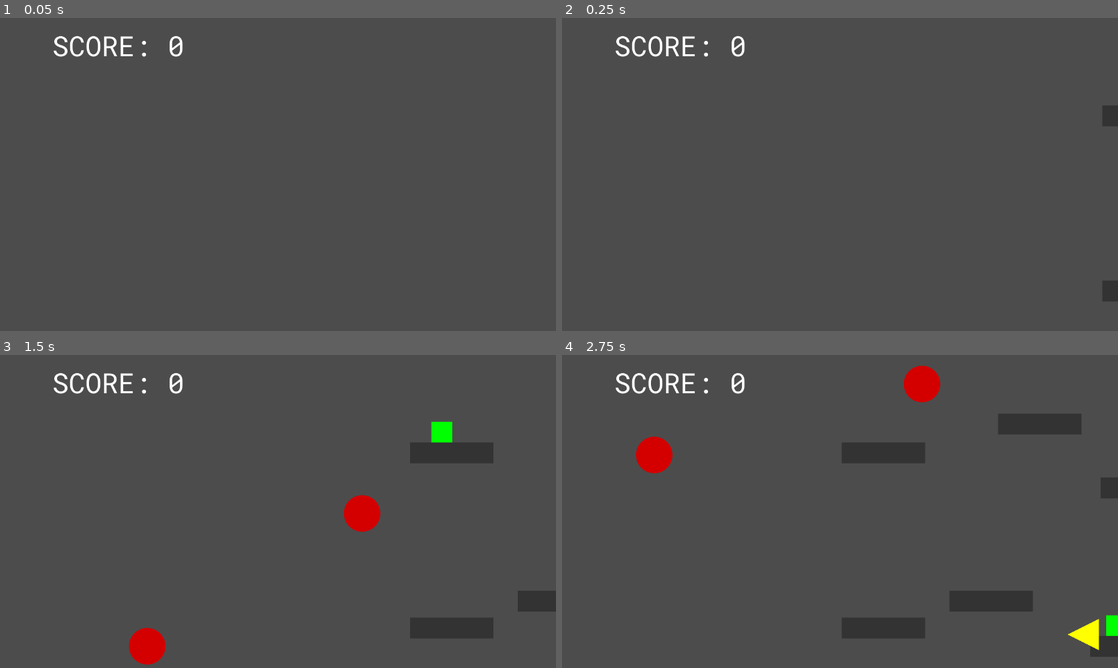
Above: before the commit, frames 1-4 (two rows, left to right).
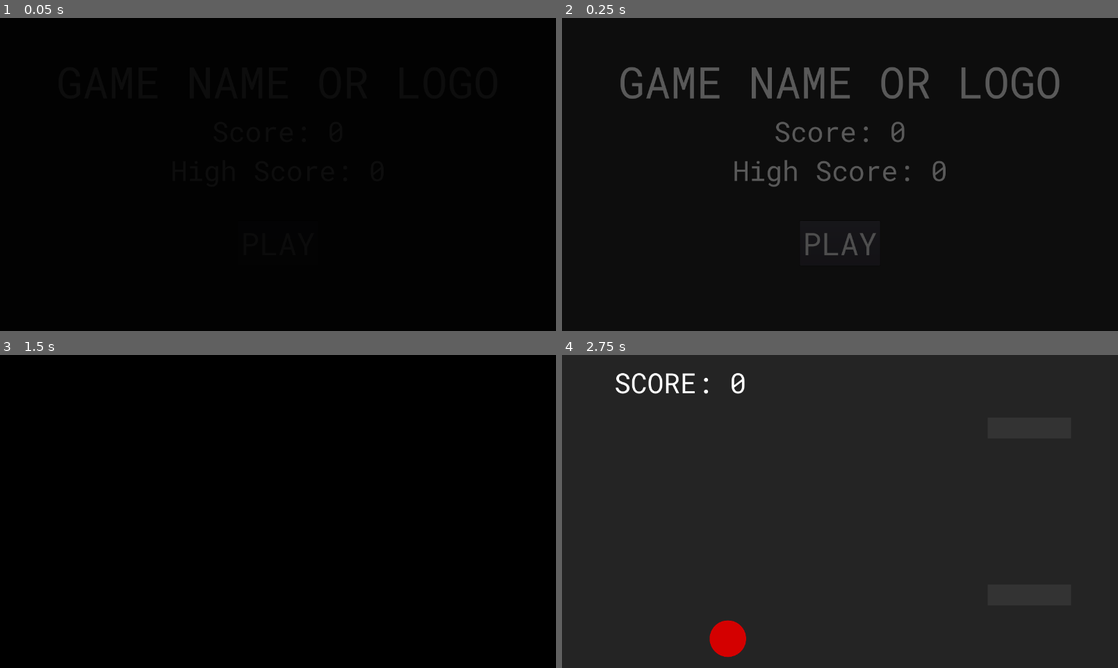
Above: after the commit, the same moments.

Repository: IonAir1/Genre-Mash-Jam
Game: Godot game, scene res://scenes/main menu.tscn
Same seed, same stepped clock (60 frames per second), same inputs: the game is played once before the commit and once after it. Before the commit the project starts from res://scenes/main.tscn.
Inputs (mouse positions are in pixels of both pictures, inside the frame that each line leads up to):
- Up to frame 1 (0.05 s): no input
- Up to frame 2 (0.25 s): no input
- Up to frame 3 (1.5 s): click (278, 580) at 0.5 s, where only the run after the commit has a clickable "PLAY"; click (278, 580) at 1.25 s, where only the run after the commit has a clickable "PLAY"
- Up to frame 4 (2.75 s): move the mouse to (962, 495) at 2.02 s; hold D (right) from 2.03 s (still down); click (962, 495) at 2.1 s; tap W (jump) at 2.27 s

The runs differ from the first frame. In frame 1, 100% of the frame differs, in the area x 0-100%, y 0-100%; in frame 2, 97%; in frame 3, 100%; in frame 4, 95%.

Commit message:
nakalimutan ko icommit yung bawat feature
- make anemies not stack
- scene transitions added, fade in and out
- marker for player when out of bounds
- make enemy and platform position grid based (level*64) +40
- high score
- difficulty curve
- main menu
- make ball go faster

Diff:
--- a/proj/Global/global.gd
+++ b/proj/Global/global.gd
@@ -4,3 +4,5 @@
 var shoot = 2 #shoot allowed?
 var enemy_count = 0
 var score = 0
+var highscore = 0
+var enemypos = [0, 0, 0, 0, 0, 0, 0 , 0, 0, 0, 0]
--- a/proj/project.godot
+++ b/proj/project.godot
@@ -16,7 +16,7 @@
 [application]
 
 config/name="Genre Mash Jam"
-run/main_scene="res://scenes/main.tscn"
+run/main_scene="res://scenes/main menu.tscn"
 config/icon="res://icon.png"
 
 [autoload]
@@ -27,6 +27,8 @@
 
 window/size/width=1280
 window/size/height=720
+window/stretch/mode="viewport"
+window/stretch/aspect="expand"
 
 [input]
 
@@ -77,4 +79,5 @@
 quality/driver/driver_name="GLES2"
 vram_compression/import_etc=true
 vram_compression/import_etc2=false
+environment/default_clear_color=Color( 0.141176, 0.141176, 0.141176, 1 )
 environment/default_environment="res://default_env.tres"
--- a/proj/scenes/enemy.tscn
+++ b/proj/scenes/enemy.tscn
@@ -22,5 +22,5 @@
 
 [node name="CollisionPolygon2D2" type="CollisionPolygon2D" parent="detect"]
 scale = Vector2( 1.2, 1.2 )
-polygon = PoolVector2Array( 35.9844, -36.0078, -35.9567, -0.0196636, 35.9844, 36 )
+polygon = PoolVector2Array( 35.9844, -36.0078, -2.17953, -16.9165, -36.1491, -15.8888, -35.4539, 16.0917, -1.5877, 17.1883, 35.9844, 36 )
 [connection signal="body_entered" from="detect" to="." method="_on_detect_body_entered"]
--- /dev/null
+++ b/proj/scenes/main menu.tscn
@@ -0,0 +1,82 @@
+[gd_scene load_steps=7 format=2]
+
+[ext_resource path="res://assets/RobotoMono-VariableFont_wght.ttf" type="DynamicFontData" id=1]
+[ext_resource path="res://scripts/main menu.gd" type="Script" id=2]
+[ext_resource path="res://assets/ground.png" type="Texture" id=3]
+
+[sub_resource type="DynamicFont" id=1]
+size = 100
+font_data = ExtResource( 1 )
+
+[sub_resource type="DynamicFont" id=3]
+size = 64
+font_data = ExtResource( 1 )
+
+[sub_resource type="DynamicFont" id=2]
+size = 72
+font_data = ExtResource( 1 )
+
+[node name="main menu" type="Node2D"]
+script = ExtResource( 2 )
+
+[node name="Control" type="Control" parent="."]
+anchor_right = 1.0
+anchor_bottom = 1.0
+__meta__ = {
+"_edit_use_anchors_": false
+}
+
+[node name="VBoxContainer" type="VBoxContainer" parent="Control"]
+margin_left = 120.0
+margin_top = 80.0
+margin_right = 1160.0
+margin_bottom = 640.0
+__meta__ = {
+"_edit_use_anchors_": false
+}
+
+[node name="Title" type="Label" parent="Control/VBoxContainer"]
+margin_right = 1040.0
+margin_bottom = 133.0
+custom_fonts/font = SubResource( 1 )
+text = "GAME NAME OR LOGO"
+align = 1
+
+[node name="score" type="Label" parent="Control/VBoxContainer"]
+margin_top = 137.0
+margin_right = 1040.0
+margin_bottom = 223.0
+custom_fonts/font = SubResource( 3 )
+text = "Score:999"
+align = 1
+
+[node name="highscore" type="Label" parent="Control/VBoxContainer"]
+margin_top = 227.0
+margin_right = 1040.0
+margin_bottom = 313.0
+custom_fonts/font = SubResource( 3 )
+text = "Score:999"
+align = 1
+
+[node name="CenterContainer" type="CenterContainer" parent="Control/VBoxContainer"]
+margin_top = 317.0
+margin_right = 1040.0
+margin_bottom = 560.0
+size_flags_horizontal = 3
+size_flags_vertical = 3
+
+[node name="Play" type="Button" parent="Control/VBoxContainer/CenterContainer"]
+margin_left = 428.0
+margin_top = 70.0
+margin_right = 612.0
+margin_bottom = 172.0
+custom_fonts/font = SubResource( 2 )
+text = "PLAY"
+
+[node name="fade" type="Sprite" parent="."]
+modulate = Color( 0, 0, 0, 1 )
+position = Vector2( -862.381, -540.095 )
+scale = Vector2( 6.72993, 4.11659 )
+z_index = 100
+texture = ExtResource( 3 )
+[connection signal="pressed" from="Control/VBoxContainer/CenterContainer/Play" to="." method="_on_Play_pressed"]
--- a/proj/scenes/main.tscn
+++ b/proj/scenes/main.tscn
@@ -1,8 +1,10 @@
-[gd_scene load_steps=5 format=2]
+[gd_scene load_steps=7 format=2]
 
 [ext_resource path="res://scenes/Player.tscn" type="PackedScene" id=1]
 [ext_resource path="res://assets/RobotoMono-VariableFont_wght.ttf" type="DynamicFontData" id=2]
 [ext_resource path="res://scripts/main.gd" type="Script" id=3]
+[ext_resource path="res://assets/ground.png" type="Texture" id=4]
+[ext_resource path="res://assets/flyer.png" type="Texture" id=5]
 
 [sub_resource type="DynamicFont" id=1]
 size = 64
@@ -17,6 +19,7 @@
 
 [node name="score" type="Node2D" parent="."]
 position = Vector2( 120, 20 )
+z_index = 101
 __meta__ = {
 "_edit_group_": true
 }
@@ -55,3 +58,22 @@
 
 [node name="CollisionPolygon2D" type="CollisionPolygon2D" parent="player wall"]
 polygon = PoolVector2Array( -175.243, -781.035, -175.243, 778.747, 3316.46, 731.844, 3294.58, 781.267, -245.799, 839.223, -245.799, -120.836 )
+
+[node name="ghostplayer" type="Position2D" parent="."]
+modulate = Color( 0.823529, 0.823529, 0.823529, 1 )
+position = Vector2( 549.495, -10 )
+z_index = 50
+
+[node name="flyer" type="Sprite" parent="ghostplayer"]
+modulate = Color( 0.658824, 0.658824, 0.658824, 0.552941 )
+position = Vector2( 0, 80 )
+rotation = -1.5708
+scale = Vector2( 0.197, 0.435 )
+texture = ExtResource( 5 )
+
+[node name="fade" type="Sprite" parent="."]
+modulate = Color( 0, 0, 0, 1 )
+position = Vector2( -1113.62, -803.613 )
+scale = Vector2( 9.04091, 6.34397 )
+z_index = 200
+texture = ExtResource( 4 )
--- a/proj/scripts/Player.gd
+++ b/proj/scripts/Player.gd
@@ -5,6 +5,8 @@
 export (int) var jump_speed = -1800
 export (int) var gravity = 4000
 var paper = preload("res://scenes/paper.tscn")
+var dead = 0
+var fade = 20
 
 var velocity = Vector2.ZERO
 
@@ -42,5 +44,19 @@
 
 
 func _on_detectdead_area_entered(area):
-	queue_free()
-	get_tree().quit()
+	if dead == 0:
+		dead = 1
+		yield(get_tree().create_timer(0.5), "timeout")
+		get_parent().get_node("fade").visible = true
+		fade()
+
+func fade():
+	yield(get_tree().create_timer(0.02), "timeout")
+	get_parent().get_node("fade").modulate.a += 0.05
+	fade -=1
+	if fade > 0:
+		fade()
+	else:
+		yield(get_tree().create_timer(0.5), "timeout")
+		queue_free()
+		get_tree().change_scene("res://scenes/main menu.tscn")
--- a/proj/scripts/enemy.gd
+++ b/proj/scripts/enemy.gd
@@ -3,13 +3,14 @@
 var bullet = preload("res://scenes/bullet.tscn")
 
 func _ready():
-	for i in range(20):
+	for i in range(15):
 		position.x -= 10
+	yield(get_tree().create_timer(2), "timeout")
 	bullet()
 
 
 func bullet():
-	yield(get_tree().create_timer(rand_range(0.6, 2)), "timeout")
+	yield(get_tree().create_timer(rand_range(0.6, 1)), "timeout")
 	var b = bullet.instance()
 	b.position = position
 	get_parent().add_child(b)
@@ -21,4 +22,6 @@
 	if body.name == "paper":
 		global.score += 1
 		global.enemy_count -= 1
+		var ypos = (position.y - 40) / 64
+		global.enemypos[ypos] = 0
 		queue_free()
--- /dev/null
+++ b/proj/scripts/main menu.gd
@@ -0,0 +1,35 @@
+extends Node2D
+
+var fade = 20
+
+func _ready():
+	if global.score > global.highscore:
+		global.highscore = global.score
+	$Control/VBoxContainer/score.text = "Score: " + str(global.score)
+	$Control/VBoxContainer/highscore.text = "High Score: " + str(global.highscore)
+	$fade.position = Vector2(660, 330)
+	fade_in()
+
+func fade_out():
+	yield(get_tree().create_timer(0.02), "timeout")
+	$fade.modulate.a += 0.05
+	fade -=1
+	if fade > 0:
+		fade_out()
+	else:
+		yield(get_tree().create_timer(0.5), "timeout")
+		get_tree().change_scene("res://scenes/main.tscn")
+
+func fade_in():
+	yield(get_tree().create_timer(0.02), "timeout")
+	$fade.modulate.a -= 0.05
+	fade -=1
+	if fade > 0:
+		fade_in()
+	else:
+		$fade.visible = false
+
+func _on_Play_pressed():
+	fade = 20
+	$fade.visible = true
+	fade_out()
--- a/proj/scripts/main.gd
+++ b/proj/scripts/main.gd
@@ -2,64 +2,106 @@
 
 var platform = preload("res://scenes/Platform.tscn")
 var enemy = preload("res://scenes/enemy.tscn")
-var platy = 680
-var platy2 = 250
+var platy = 0
+var platy2 = 0
+var fade = 20
 
 func platform_spawn():
-	var time
+	var time = rand_range(0.8, 2.5)
 
 	var p = platform.instance()
 	p.position.x = 1400
-	platy = rand_range(50, 320)
-	p.position.y = platy
+	platy = randi()%4 + 1
+	p.position.y = (64*platy) + 40
 	add_child(p)
-	if platy < 0:
-		time = rand_range(0.5, 1)
-	elif platy >= 0:
-		time = rand_range(0.8, 1.5)
-	#elif platy > 125:
-	#	time = rand_range(0.7, 1.2)
-	#elif platy > 0:
-	#	time = rand_range(1, 1.5)
 	yield(get_tree().create_timer(time),"timeout")
 	platform_spawn()
 
 func platform_spawn2():
-	var time
+	var time = rand_range(0.8, 2.5)
 
 	var p = platform.instance()
 	p.position.x = 1400
-	platy2 = rand_range(430, 700)
-	p.position.y = platy2
+	platy2 = randi()%4 + 6
+	p.position.y = (64*platy2) + 40
 	add_child(p)
-	if platy2 < 0:
-		time = rand_range(0.5, 1)
-	elif platy2 >= 0:
-		time = rand_range(0.8, 1.5)
-	#elif platy2 > 125:
-	#	time = rand_range(0.7, 1.2)
-	#elif platy2 > 0:
-	#	time = rand_range(1, 1.5)
 	yield(get_tree().create_timer(time),"timeout")
 	platform_spawn2()
 
 func enemy_spawn():
-	yield(get_tree().create_timer(rand_range(2, 5)),"timeout")
+	var time
+	if global.score < 10:
+		time = 8 - (global.score/4)
+	elif global.score >=10 and global.score < 20:
+		time = 6.5 - ((global.score-9)/6)
+	elif global.score >= 20 and global.score < 39:
+		time = 4.8 - ((global.score - 19) / 10)
+	else:
+		time = 2;.8
+	yield(get_tree().create_timer(time),"timeout")
 	var e = enemy.instance()
 	e.position.x = 1400
-	e.position.y = randi()%711
-	if global.enemy_count < 3:
+
+	var ypos
+	ypos = (randi()%11)
+	while global.enemypos[ypos] == 1:
+		ypos = (randi()%11)
+	e.position.y = (ypos * 64) + 48
+
+	if global.enemy_count < 8:
 		global.enemy_count += 1
+		global.enemypos[ypos] = 1
 		add_child(e)
+		if global.enemy_count < 7:
+			if randi()%4 == 0:
+				var e1 = enemy.instance()
+				e1.position.x = 1400
+				e1.position.y = e.position.y - 64
+				if e1.position.y > 0:
+					if global.enemypos[ypos-1] == 0:
+						global.enemy_count += 1
+						add_child(e1)
+
+				var e2 = enemy.instance()
+				e2.position.x = 1400
+				e2.position.y = e.position.y + 64
+				if e2.position.y < 724:
+					if global.enemypos[ypos+1] == 0:
+						add_child(e2)
+						global.enemy_count += 1
 	enemy_spawn()
 
 func _process(delta):
+	if $Player.position.y <= -40:
+		$ghostplayer.visible = true
+	else:
+		$ghostplayer.visible = false
 	$score/score.text = "SCORE: " + str(global.score)
+
+func _physics_process(delta):
+	$ghostplayer.position.x = $Player.position.x
+	$ghostplayer.scale.y = 1 + ($Player.position.y / 600)
+	$ghostplayer.scale.x = 1 + ($Player.position.y / 600)
 
 func _ready():
 	randomize()
+	$ghostplayer.position.y = -10
+	$fade.position = Vector2(641, 315)
 	global.enemy_count = 0
 	global.score = 0
+	global.shoot = 1
 	enemy_spawn()
 	platform_spawn()
 	platform_spawn2()
+	global.enemypos = [0,0,0,0,0,0,0,0,0,0,0]
+	yield(get_tree().create_timer(0.5), "timeout")
+	fade()
+
+func fade():
+	yield(get_tree().create_timer(0.02), "timeout")
+	$fade.modulate.a -= 0.05
+	fade -=1
+	if fade > 0:
+		fade()
+	else:
+		$fade.visible = false
--- a/proj/scripts/paper.gd
+++ b/proj/scripts/paper.gd
@@ -6,7 +6,7 @@
 func _ready():
 	velocity = get_parent().get_node("Player/rotate/displaced").global_position - get_parent().get_node("Player").global_position
 	velocity.normalized()
-	velocity = velocity*100
+	velocity = velocity*150
 	pass
 
 func _physics_process(delta):
